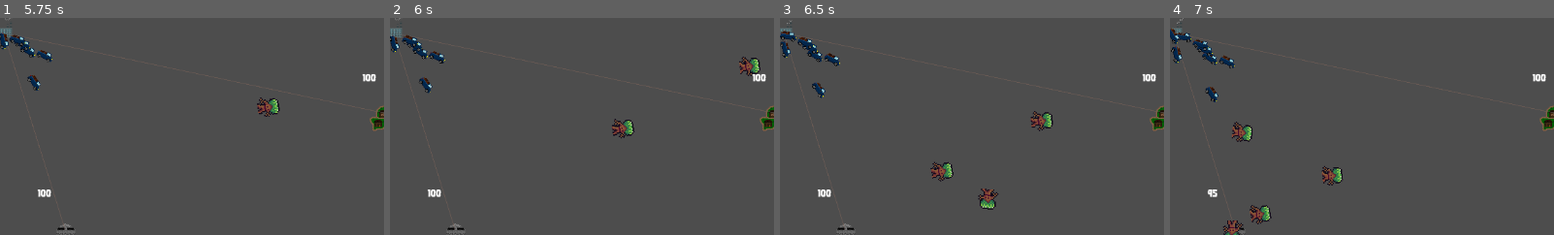
Above: before the commit, frames 1-4 (left to right).
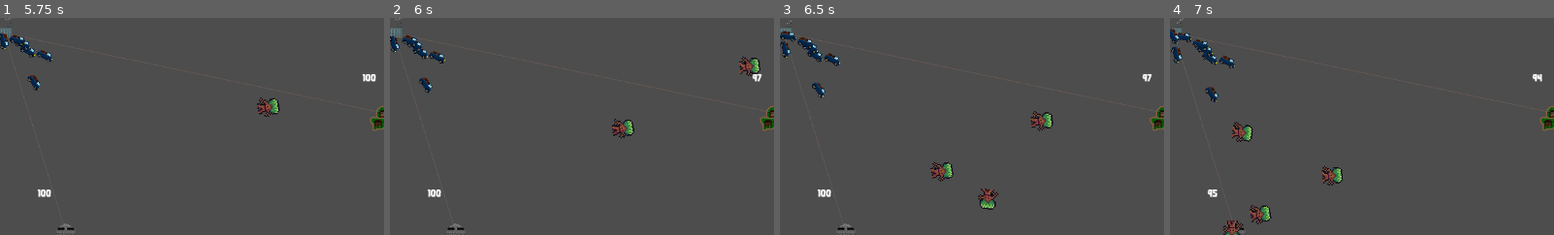
Above: after the commit, the same moments.

Repository: lewis785/ludum-dare-53
Game: Godot game, scene res://scenes/davids_scene.tscn
Same seed, same stepped clock (60 frames per second), same inputs: the game is played once before the commit and once after it. This scene is started directly instead of the project's main scene.
Inputs (mouse positions are % of the whole screen's width and height, from its top left):
- Up to frame 1 (5.75 s): tap Enter at 0.5, 2 s; move the mouse to (45, 70) at 0.52 s; press the mouse at (45, 70) at 0.53 s; tap Space at 1.25 s; move the mouse to (81, 65) at 1.27 s; release the mouse at (81, 65) at 1.28 s; tap S (camera_down) at 1.35 s; click (81, 65) at 1.55 s; move the mouse to (20, 35) at 2.02 s; hold A (camera_left) 2.03-2.78 s; click (20, 35) at 2.3 s; move the mouse to (55, 50) at 2.77 s; tap D (camera_right) at 2.85 s; click (55, 50) at 3.05 s; move the mouse to (35, 25) at 3.52 s; hold W (camera_up) 3.53-4.28 s; click (35, 25) at 3.8 s; move the mouse to (73, 45) at 4.27 s; click (73, 45) at 4.35 s; move the mouse to (30, 55) at 5.02 s; press the mouse at (30, 55) at 5.03 s
- Up to frame 2 (6 s): move the mouse to (60, 28) at 5.77 s; release the mouse at (60, 28) at 5.78 s; tap S (camera_down) at 5.85 s
- Up to frame 3 (6.5 s): click (60, 28) at 6.05 s
- Up to frame 4 (7 s): move the mouse to (45, 70) at 6.52 s; hold A (camera_left) from 6.53 s (still down); click (45, 70) at 6.8 s
The pictures show only the part of the screen within x 24-74%, y 13-63%; the shares and areas given below are measured in that part.

Frame 1 is identical in both runs. In frame 2, less than 0.1% of the frame differs, in the area x 94-98%, y 25-30%; in frame 3, less than 0.1%; in frame 4, 0.1%.

Commit message:
feat: click event

Diff:
--- a/project.godot
+++ b/project.godot
@@ -69,6 +69,11 @@
 "events": [Object(InputEventKey,"resource_local_to_scene":false,"resource_name":"","device":-1,"window_id":0,"alt_pressed":false,"shift_pressed":false,"ctrl_pressed":false,"meta_pressed":false,"pressed":false,"keycode":0,"physical_keycode":83,"key_label":0,"unicode":115,"echo":false,"script":null)
 ]
 }
+click={
+"deadzone": 0.5,
+"events": [Object(InputEventMouseButton,"resource_local_to_scene":false,"resource_name":"","device":-1,"window_id":0,"alt_pressed":false,"shift_pressed":false,"ctrl_pressed":false,"meta_pressed":false,"button_mask":0,"position":Vector2(0, 0),"global_position":Vector2(0, 0),"factor":1.0,"button_index":1,"pressed":false,"double_click":false,"script":null)
+, null]
+}
 
 [rendering]
 
--- a/scenes/structure/structure.gd
+++ b/scenes/structure/structure.gd
@@ -33,6 +33,7 @@
 var enemy_store: EnemyStore
 var signal_bus
 var _animated_sprite: AnimatedSprite2D
+var _border
 
 # Called when the node enters the scene tree for the first time.
 func _ready():
@@ -42,6 +43,8 @@
 
 
 	_animated_sprite = $StructureArea2D/AnimatedSprite2D
+	_border = $StructureArea2D/Borders
+	_border.hide()
 	var _target = $target
 	_target.weight = 1
 	if is_tower and _animated_sprite:
@@ -170,3 +173,19 @@
 func _on_range_area_2d_body_exited(body):
 	# enemy_store.add_enemy_to_remove(body)
 	pass
+
+
+func _on_structure_area_2d_input_event(viewport: Node, event: InputEvent, shape_idx):
+	if event.is_action_pressed("click"):
+		signal_bus.emit_signal("send_supply_to_structure")
+	pass # Replace with function body.
+
+
+func _on_structure_area_2d_mouse_entered():
+	_border.show()
+	pass # Replace with function body.
+
+
+func _on_structure_area_2d_mouse_exited():
+	_border.hide()
+	pass # Replace with function body.
--- a/scenes/structure/structure.tscn
+++ b/scenes/structure/structure.tscn
@@ -6,10 +6,11 @@
 [ext_resource type="Texture2D" uid="uid://7hpnbnpn8wyx" path="res://assets/village/bad_town.png" id="3_jh6o1"]
 [ext_resource type="Texture2D" uid="uid://cqt6l860xjcg4" path="res://assets/village/bunker_good.png" id="4_45q1i"]
 [ext_resource type="Texture2D" uid="uid://dhsem2ddr6582" path="res://assets/village/bunker_bad.png" id="5_y2ael"]
+[ext_resource type="Texture2D" uid="uid://dsl06clss4god" path="res://assets/village/ui_borders.png" id="6_6ghwf"]
 [ext_resource type="PackedScene" uid="uid://diu6ls3spsxlf" path="res://scenes/enemy/target.tscn" id="6_tyybt"]
 
 [sub_resource type="RectangleShape2D" id="RectangleShape2D_0drnf"]
-size = Vector2(83, 79)
+size = Vector2(90, 88)
 
 [sub_resource type="AtlasTexture" id="AtlasTexture_tk5bq"]
 atlas = ExtResource("2_ymwu0")
@@ -47,6 +48,77 @@
 "speed": 5.0
 }]
 
+[sub_resource type="AtlasTexture" id="AtlasTexture_v52ei"]
+atlas = ExtResource("6_6ghwf")
+region = Rect2(0, 0, 140, 133)
+
+[sub_resource type="AtlasTexture" id="AtlasTexture_f7qg1"]
+atlas = ExtResource("6_6ghwf")
+region = Rect2(280, 0, 140, 133)
+
+[sub_resource type="AtlasTexture" id="AtlasTexture_5ckmf"]
+atlas = ExtResource("6_6ghwf")
+region = Rect2(140, 0, 140, 133)
+
+[sub_resource type="AtlasTexture" id="AtlasTexture_ng1b8"]
+atlas = ExtResource("6_6ghwf")
+region = Rect2(140, 133, 140, 133)
+
+[sub_resource type="AtlasTexture" id="AtlasTexture_nli1e"]
+atlas = ExtResource("6_6ghwf")
+region = Rect2(0, 133, 140, 133)
+
+[sub_resource type="AtlasTexture" id="AtlasTexture_ayyww"]
+atlas = ExtResource("6_6ghwf")
+region = Rect2(0, 266, 140, 133)
+
+[sub_resource type="AtlasTexture" id="AtlasTexture_mmtv8"]
+atlas = ExtResource("6_6ghwf")
+region = Rect2(140, 266, 140, 133)
+
+[sub_resource type="AtlasTexture" id="AtlasTexture_fnda5"]
+atlas = ExtResource("6_6ghwf")
+region = Rect2(280, 266, 140, 133)
+
+[sub_resource type="AtlasTexture" id="AtlasTexture_ypc51"]
+atlas = ExtResource("6_6ghwf")
+region = Rect2(280, 133, 140, 133)
+
+[sub_resource type="SpriteFrames" id="SpriteFrames_ukjnt"]
+animations = [{
+"frames": [{
+"duration": 1.0,
+"texture": SubResource("AtlasTexture_v52ei")
+}, {
+"duration": 1.0,
+"texture": SubResource("AtlasTexture_f7qg1")
+}, {
+"duration": 1.0,
+"texture": SubResource("AtlasTexture_5ckmf")
+}, {
+"duration": 1.0,
+"texture": SubResource("AtlasTexture_ng1b8")
+}, {
+"duration": 1.0,
+"texture": SubResource("AtlasTexture_nli1e")
+}, {
+"duration": 1.0,
+"texture": SubResource("AtlasTexture_ayyww")
+}, {
+"duration": 1.0,
+"texture": SubResource("AtlasTexture_mmtv8")
+}, {
+"duration": 1.0,
+"texture": SubResource("AtlasTexture_fnda5")
+}, {
+"duration": 1.0,
+"texture": SubResource("AtlasTexture_ypc51")
+}],
+"loop": true,
+"name": &"default",
+"speed": 5.0
+}]
+
 [sub_resource type="CircleShape2D" id="CircleShape2D_l3nck"]
 radius = 200.0
 
@@ -55,10 +127,10 @@
 
 [node name="StructureArea2D" type="Area2D" parent="."]
 position = Vector2(1, 1)
-metadata/_edit_group_ = true
 
 [node name="CollisionShape2D" type="CollisionShape2D" parent="StructureArea2D"]
 light_mask = 0
+position = Vector2(0, -1)
 shape = SubResource("RectangleShape2D_0drnf")
 debug_color = Color(0, 0.545098, 0.937255, 0.419608)
 
@@ -66,6 +138,10 @@
 texture_filter = 1
 sprite_frames = SubResource("SpriteFrames_d1qeo")
 frame_progress = 0.245583
+
+[node name="Borders" type="AnimatedSprite2D" parent="StructureArea2D"]
+position = Vector2(6, 2)
+sprite_frames = SubResource("SpriteFrames_ukjnt")
 
 [node name="StructureHealth" type="Label" parent="."]
 offset_left = -41.0
@@ -86,5 +162,8 @@
 
 [connection signal="body_entered" from="StructureArea2D" to="." method="_on_structure_area_2d_body_entered"]
 [connection signal="body_exited" from="StructureArea2D" to="." method="_on_structure_area_2d_body_exited"]
+[connection signal="input_event" from="StructureArea2D" to="." method="_on_structure_area_2d_input_event"]
+[connection signal="mouse_entered" from="StructureArea2D" to="." method="_on_structure_area_2d_mouse_entered"]
+[connection signal="mouse_exited" from="StructureArea2D" to="." method="_on_structure_area_2d_mouse_exited"]
 [connection signal="body_entered" from="RangeArea2D" to="." method="_on_range_area_2d_body_entered"]
 [connection signal="body_exited" from="RangeArea2D" to="." method="_on_range_area_2d_body_exited"]
--- a/scripts/signal_bus.gd
+++ b/scripts/signal_bus.gd
@@ -2,6 +2,7 @@
 
 signal update_ownership
 signal do_damage_to_enemy
+signal send_supply_to_structure
 
 # Called when the node enters the scene tree for the first time.
 func _ready():
Binary file added: assets/village/ui_borders.png
Not shown, added: assets/village/ui_borders.png.import
Not shown: 1 places in scenes/structure/structure.tscn that only renumber resources
